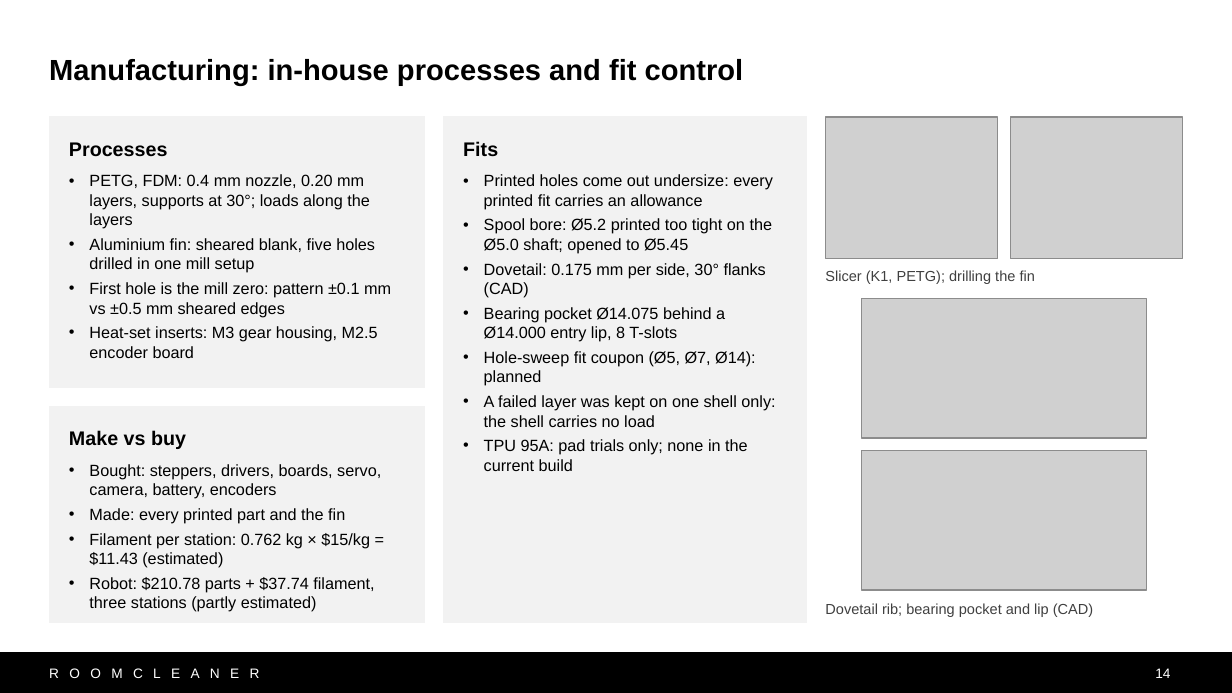
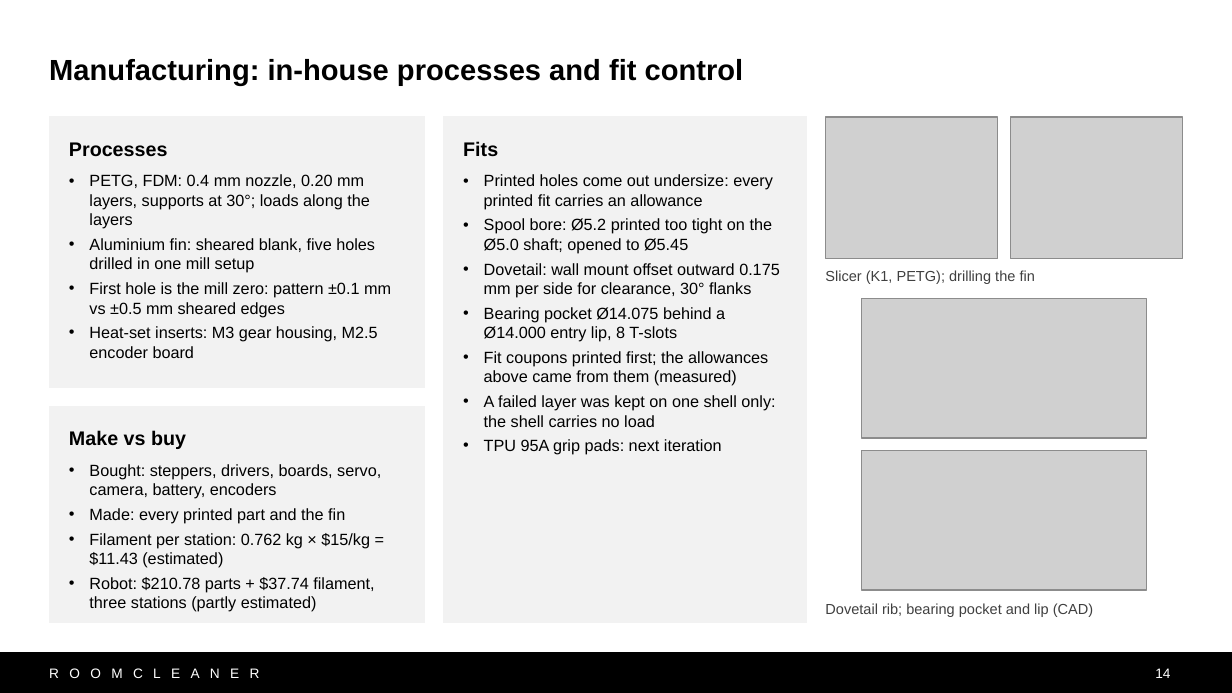
Before and after one commit to Jaspario1199/RoomCleaner, a slide deck: slide 14 of docs/presentation/deck_v10/RoomCleaner_Buntinx_v10.pptx. Drawn at 1232x693 pixels with LibreOffice and Linux fonts; fonts in the diff are those of the drawing; grey boxes stand for pictures. Boxes give left, top, right and bottom in pixels: in the first picture for what was removed or moved away, otherwise in the second. Text is boxed around its words. In the diff, an @@ line names an element or a change of style, - is before the commit and + after.

```diff
--- a/docs/presentation/deck_v10/RoomCleaner_Buntinx_v10.pptx
+++ b/docs/presentation/deck_v10/RoomCleaner_Buntinx_v10.pptx
@@ text in rectangle at (x1=484, y1=263, x2=780, y2=298): text changed @@
-• Dovetail: 0.175 mm per side, 30° flanks (CAD)
+• Dovetail: wall mount offset outward 0.175 mm per side for clearance, 30° flanks
@@ text in rectangle at (x1=484, y1=351, x2=768, y2=386): text changed @@
-• Hole-sweep fit coupon (Ø5, Ø7, Ø14): planned
+• Fit coupons printed first; the allowances above came from them (measured)
@@ text in rectangle at (x1=484, y1=439, x2=722, y2=455): text changed @@
-• TPU 95A: pad trials only; none in the current build
+• TPU 95A grip pads: next iteration
```
Also in this commit, not shown: 3 other slides changed, 3 other files.
